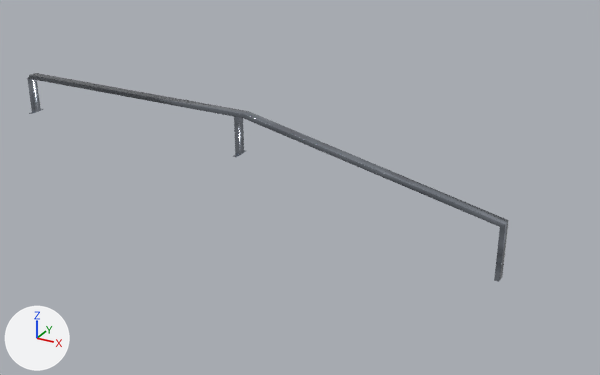
Before and after pictures for a commit that changed the glTF model public/katalog/modelle/rail-btt.gltf.
Rendered twice from a 50 mm lens placed at (3.65, -5.52, 3.15), pointed at (0.54, 0.13, 0.33). Lighting does not change. The marker at lower left points along +X, +Y and +Z. The picture after the commit comes second.

Objects in the first picture: 'SK1787_#Rail_BTT.001'.
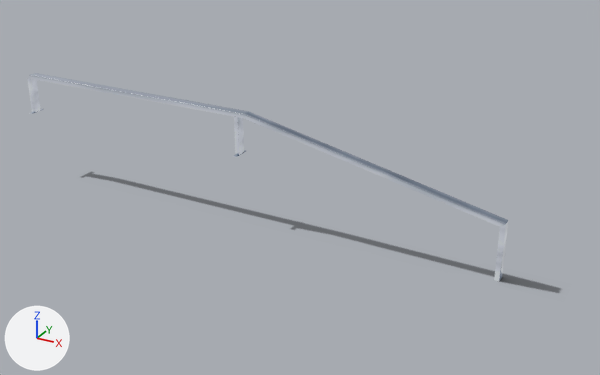
Changed parts and their boxes (x1, y1, x2, y2) in the pictures (600 x 375 px):
'SK1787_#Rail_BTT.001', surface changed
    both: (27, 73, 509, 282)
'Schatten', added
    after: (82, 172, 560, 293)

Patch to the scene script:
```diff
--- a/public/katalog/modelle/rail-btt.gltf.py
+++ b/public/katalog/modelle/rail-btt.gltf.py
@@ img_rail_btt_licht @@
+img_rail_btt_licht = load_image('rail-btt_licht', 'texturen/rail-btt_licht.jpg', 2048, 2048, 'sRGB')
@@ img_rail_btt_schatten @@
+img_rail_btt_schatten = load_image('rail-btt_schatten', 'texturen/rail-btt_schatten.png', 450, 28, 'sRGB')
@@ mat_stahl_web_005 @@
 mat_stahl_web_005 = bpy.data.materials.new('Stahl_web.005')
-# nodes: BsdfPrincipled, NormalMap, OutputMaterial, TexImage x2, UVMap x2
-# uses the picture img_rail_btt_farbe
-# uses the picture img_rail_btt_normal
+# nodes: BsdfTransparent, Emission, LightPath, MixShader, OutputMaterial, TexImage, UVMap
+# uses the picture img_rail_btt_licht
@@ mat_schatten_006 @@
+mat_schatten_006 = bpy.data.materials.new('Schatten.006')
+# uses the picture img_rail_btt_schatten
@@ me_schatten @@
+me_schatten.from_pydata(...)  # 4 vertices, 2 faces; spans x -1.87..2.83, y -0.1..0.19, z 0.0
+me_schatten.materials.append(mat_schatten_006)
@@ ob_schatten @@
+ob_schatten = bpy.data.objects.new('Schatten', me_schatten)
+ob_schatten.location = (0.0, 0.0, 0.0)
```
